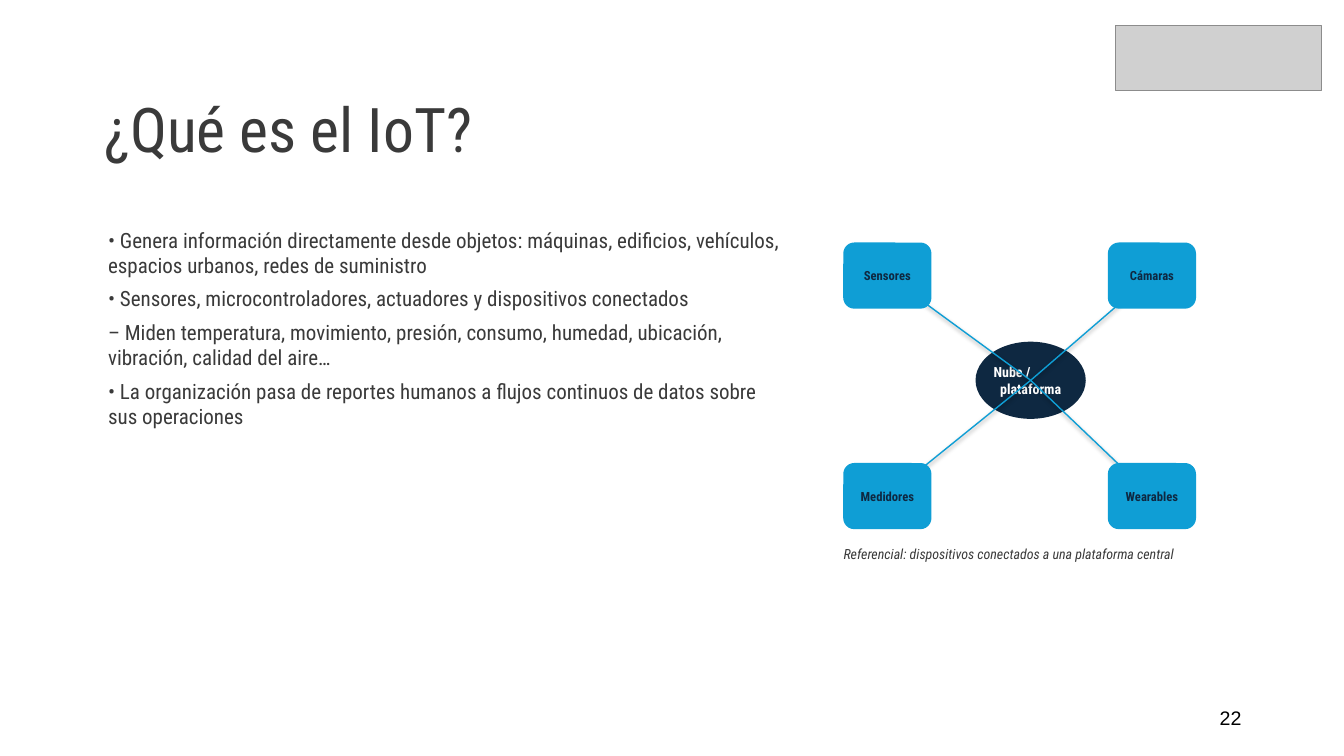
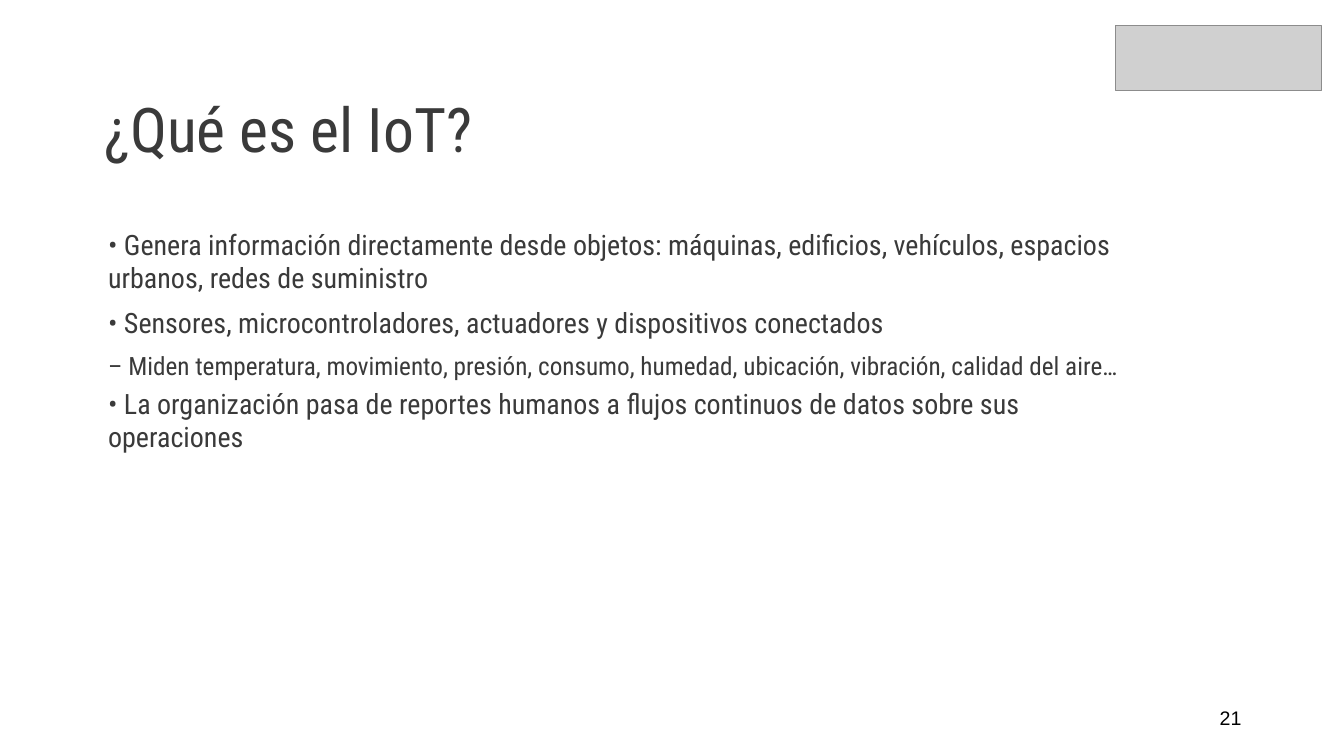
Before and after one commit to diegozamoranoWP/Diplomado-PUCV, a slide deck: slide 21 of Modulo_3_Transformacion_Digital/Clase_1_Transformacion_Digital.pptx (slide 22 before the commit). Drawn at 1344x756 pixels with LibreOffice and Linux fonts; fonts in the diff are those of the drawing; grey boxes stand for pictures. Boxes give left, top, right and bottom in pixels: in the first picture for what was removed or moved away, otherwise in the second. Text is boxed around its words. In the diff, an @@ line names an element or a change of style, - is before the commit and + after.

```diff
--- a/Modulo_3_Transformacion_Digital/Clase_1_Transformacion_Digital.pptx
+++ b/Modulo_3_Transformacion_Digital/Clase_1_Transformacion_Digital.pptx
@@ text "• Genera información directamente desde ..." at [108, 233, 1117, 453]: size 15 to 20 pt in "• Genera información directamente desde objetos: máquinas, ...", "• Sensores, microcontroladores, actuadores y dispositivos co ...", "• La organización pasa de reportes humanos ..."; size 15 to 18 pt in "– Miden temperatura, movimiento, presión, consumo, humedad, ..."; more space between paragraphs; less space between paragraphs @@
@@ rounded rectangle removed at [844, 243, 932, 310] @@
-Sensores
@@ rounded rectangle removed at [1108, 243, 1196, 310] @@
-Cámaras
@@ line removed from (1031, 380) to (887, 275) @@
@@ line removed from (1031, 380) to (1152, 275) @@
@@ ellipse removed at [976, 342, 1086, 419] @@
-Nube /
-plataforma
@@ line removed from (1031, 380) to (887, 496) @@
@@ line removed from (1031, 380) to (1152, 496) @@
@@ rounded rectangle removed at [844, 463, 932, 529] @@
-Medidores
@@ rounded rectangle removed at [1108, 463, 1196, 529] @@
-Wearables
@@ text removed at [844, 548, 1174, 562] @@
-Referencial: dispositivos conectados a una plataforma central
@@ text at [1220, 711, 1242, 725]: text changed @@
-22
+21
```
Also in this commit, not shown: 31 other slides changed, 1 slide removed.
